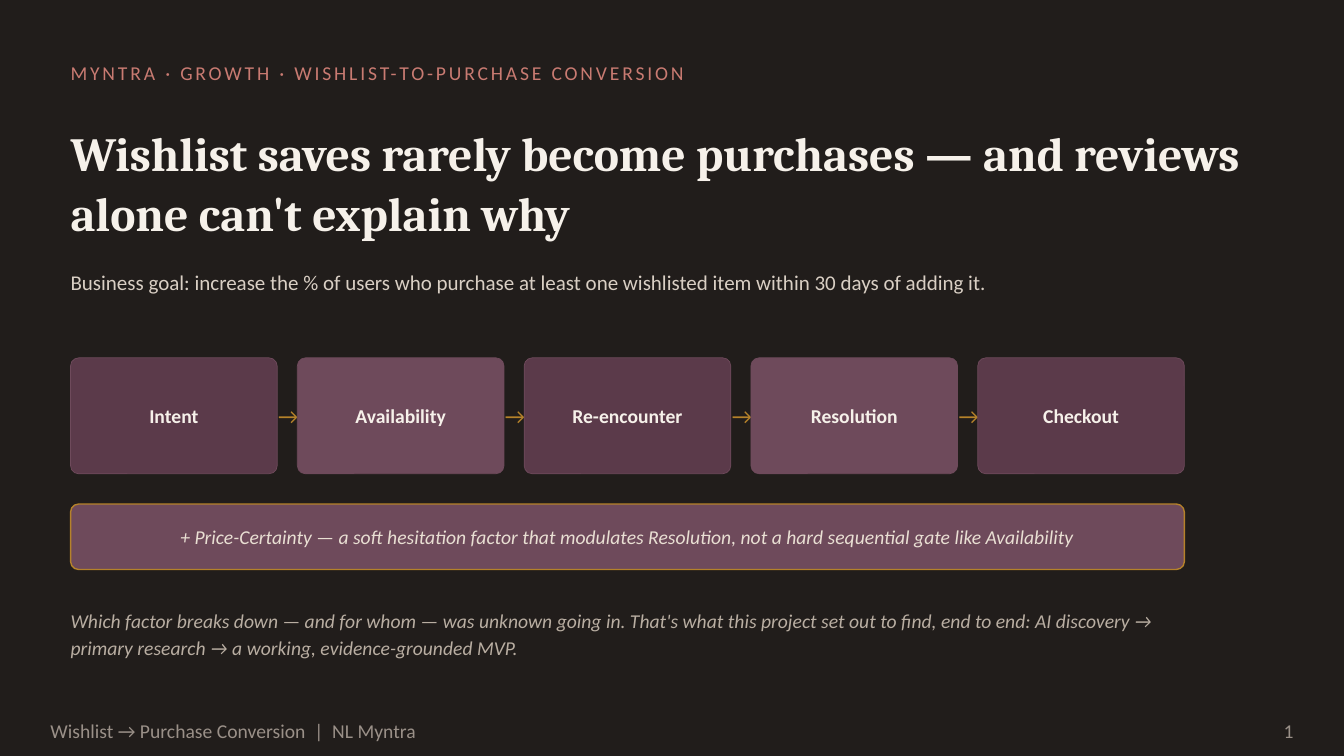
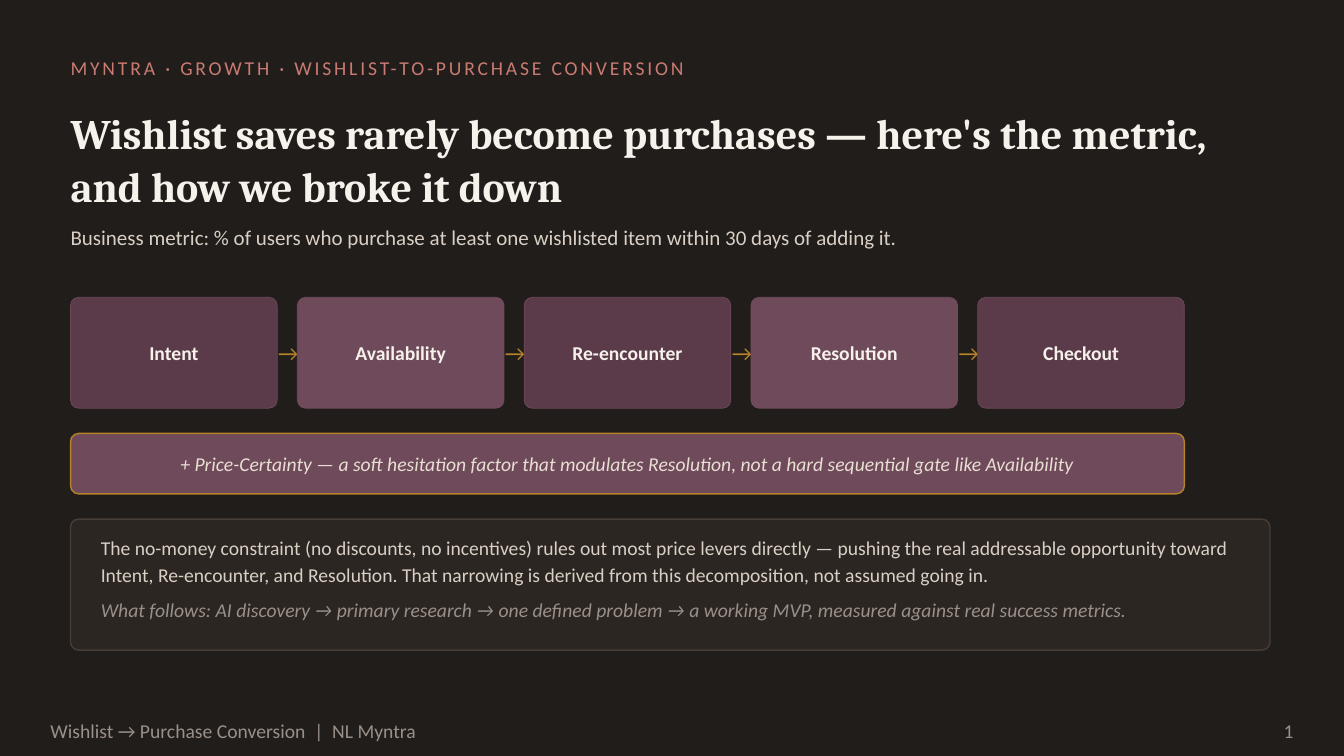
Before and after one commit to blazing-llama/NL-Myntra-Graduation-Project, a slide deck: slide 1 of docs/deck/NL Myntra.pptx. Drawn at 1344x756 pixels with LibreOffice and Linux fonts; fonts in the diff are those of the drawing. Boxes give left, top, right and bottom in pixels: in the first picture for what was removed or moved away, otherwise in the second. Text is boxed around its words. In the diff, an @@ line names an element or a change of style, - is before the commit and + after.

```diff
--- a/docs/deck/NL Myntra.pptx
+++ b/docs/deck/NL Myntra.pptx
@@ text "MYNTRA · GROWTH · WISHLIST-TO-PURCHASE ...": place and size @@
-text "MYNTRA · GROWTH · WISHLIST-TO-PURCHASE ..." at (71,55,1079,91)
+text "MYNTRA · GROWTH · WISHLIST-TO-PURCHASE ..." at (71,50,1079,86)
@@ text at (71,119,1207,203): text changed; size 34 to 30 pt @@
-Wishlist saves rarely become purchases — and reviews alone can't explain why
+Wishlist saves rarely become purchases — here's the metric, and how we broke it down
@@ text at (71,230,896,249): text changed @@
-Business goal: increase the % of users who purchase at least one wishlisted item within 30 days of adding it.
+Business metric: % of users who purchase at least one wishlisted item within 30 days of adding it.
@@ rounded rectangle: place and size @@
-rounded rectangle at (71,358,277,474)
+rounded rectangle at (71,297,277,408)
@@ text "Intent": place and size @@
-text "Intent" at (149,410,198,423)
+text "Intent" at (149,347,198,360)
@@ text "→" rewrapped from (277,358,299,474) to (277,297,299,408) @@
@@ rounded rectangle: place and size @@
-rounded rectangle at (297,358,504,474)
+rounded rectangle at (297,297,504,408)
@@ text "Availability": place and size @@
-text "Availability" at (355,409,445,426)
+text "Availability" at (355,346,445,363)
@@ text "→" rewrapped from (504,358,526,474) to (504,297,526,408) @@
@@ rounded rectangle: place and size @@
-rounded rectangle at (524,358,731,474)
+rounded rectangle at (524,297,731,408)
@@ text "Re-encounter": place and size @@
-text "Re-encounter" at (572,410,682,423)
+text "Re-encounter" at (572,347,682,360)
@@ text "→" rewrapped from (731,358,753,474) to (731,297,753,408) @@
@@ rounded rectangle: place and size @@
-rounded rectangle at (751,358,958,474)
+rounded rectangle at (751,297,958,408)
@@ text "Resolution": place and size @@
-text "Resolution" at (811,409,898,423)
+text "Resolution" at (811,346,898,360)
@@ text "→" rewrapped from (958,358,980,474) to (958,297,980,408) @@
@@ rounded rectangle: place and size @@
-rounded rectangle at (978,358,1185,474)
+rounded rectangle at (978,297,1185,408)
@@ text "Checkout": place and size @@
-text "Checkout" at (1043,409,1119,423)
+text "Checkout" at (1043,346,1119,360)
@@ proportions changed in 6 elements at (297,297,504,408), (524,297,731,408), (751,297,958,408), (978,297,1185,408), (71,297,277,408), (71,434,1185,494) @@
@@ rounded rectangle: place and size @@
-rounded rectangle at (71,504,1185,570)
+rounded rectangle at (71,434,1185,494)
@@ text "+ Price-Certainty — a soft ...": place and size @@
-text "+ Price-Certainty — a soft ..." at (195,530,1074,548)
+text "+ Price-Certainty — a soft ..." at (195,457,1074,475)
@@ rounded rectangle added at (71,519,1270,650), fill #2C2622, outline #463D36 1 pt @@
@@ text added at (101,541,1227,586), 14 pt, text #D9CFC4 @@
+The no-money constraint (no discounts, no incentives) rules out most price levers directly — pushing the real addressable opportunity toward Intent, Re-encounter, and Resolution. That narrowing is derived from this decomposition, not assumed going in.
@@ text at (101,603,1126,620): text changed; text colour #B9AEA2 to #9A9088 @@
-Which factor breaks down — and for whom — was unknown going in. That's what this project set out to find, end to end: AI discovery → primary research → a working, evidence-grounded MVP.
+What follows: AI discovery → primary research → one defined problem → a working MVP, measured against real success metrics.
```
Also in this commit, not shown: 6 other slides changed, 3 slides added, 3 slides removed, 5 other files.
